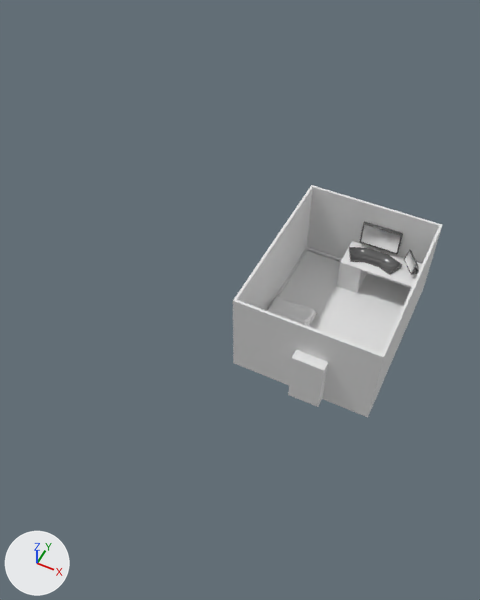
Two versions of the glTF model Models/Room.glb, one commit apart.
One viewpoint serves both versions: a 50 mm camera at (3.9, -24.3, 29.3) aimed at (-7.6, -1.4, 0.7). The axes (+X, +Y, +Z) are drawn at lower left. The lights are the same throughout. Where no turn or scale is listed for an object, it has been applied to the vertices. Vertices at the same position are counted once.

Before the edit, the objects in view are built like this:
```python
ob_blanket = bpy.data.objects.new('blanket', me_plane)
ob_blanket.location = (-3.99, -3.23, 0.67)
ob_cube_003 = bpy.data.objects.new('Cube.003', me_cube_012)
ob_cube_003.location = (-0.88, 3.78, 0.14)
ob_cube_004 = bpy.data.objects.new('Cube.004', me_cube_013)
ob_cube_004.location = (-1.5, 4.72, 3.03)
ob_cube_005 = bpy.data.objects.new('Cube.005', me_cube_014)
ob_cube_005.location = (0.58, 3.89, 2.75)
ob_cube_006 = bpy.data.objects.new('Cube.006', me_cube_015)
ob_cube_006.location = (-2.58, 3.59, 2.06)
ob_door_hole = bpy.data.objects.new('Door Hole', me_cube_003)
ob_door_hole.location = (-1.78, -5.0, 1.35)
ob_floor = bpy.data.objects.new('Floor', me_cube_001)
ob_floor.location = (0.0, 0.0, 0.0)
ob_walls = bpy.data.objects.new('Walls', me_cube_004)
ob_walls.location = (0.0, 0.0, 0.0)
```
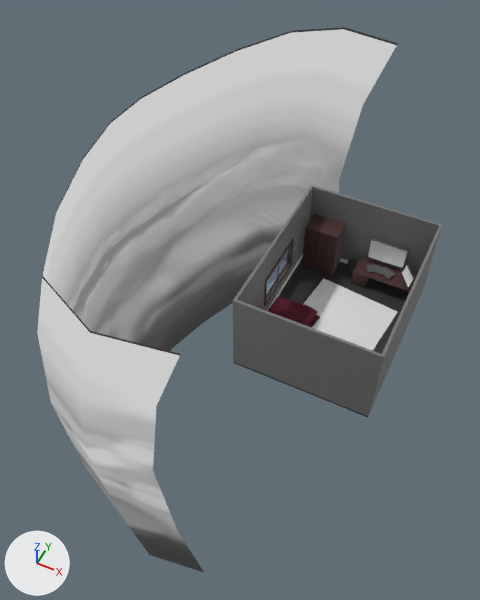
Pixel boxes [x1, y1, x2, y2] of what changed, in the pictures (480 x 600 px):
'Clouds', added: after [37, 27, 398, 572]
'Floor', recoloured (grey to black): [233, 251, 423, 417] in both
'Carpet', added: after [303, 278, 398, 350]
'Dresser', added: after [302, 214, 346, 276]
'Door Hole', deleted: before [288, 350, 328, 407]
'Cube.003', reshaped, moved (not visible afterwards): before [337, 241, 422, 293]
'Cube.004', deleted: before [359, 221, 403, 255]
'Monitor', added: after [366, 237, 409, 269]
'blanket', reshaped, moved: [268, 297, 320, 328] in both
'Desk', added (brown): after [351, 257, 417, 292]
'Cube.006', deleted: before [349, 247, 402, 275]
'Window.001', added: after [264, 238, 294, 306]
'Console', added: after [366, 264, 395, 280]
'Window', added: after [266, 250, 288, 294]
'Cube.005', deleted: before [404, 250, 419, 275]
'Monitor2', added: after [401, 264, 415, 289]
'Cube.001', added: after [266, 244, 292, 302]
'Trashcan', added: after [347, 258, 357, 272]
part 1 of me_cube_004, built on: [237, 188, 313, 311] in both
part 2 of me_cube_004, recoloured: [233, 185, 443, 416] in both
part 4 of me_cube_012, built on: before [337, 241, 422, 293]

Diff of the bpy script that builds the scene:
```diff
--- a/Models/Room.glb.py
+++ b/Models/Room.glb.py
@@ mat_blanket @@
+mat_blanket = principled_material('Blanket')
+mat_blanket.base_color = (0.0969, 0.00772, 0.0222)  # dark red #581529
+mat_blanket.roughness = 1.0
@@ mat_walls @@
+mat_walls = principled_material('Walls')
+mat_walls.base_color = (0.173, 0.173, 0.173)  # grey #737373
@@ mat_cloudlayer @@
+mat_cloudlayer = bpy.data.materials.new('CloudLayer')
+# colours: black #000000
+# uses the picture img_cloudlayer
@@ me_cube_001 @@
 me_cube_001.from_pydata(...)  # 8 vertices, 12 faces; spans x -6.13..1.57, y -5.02..5.02, z -0.06..0.06
+me_cube_001.materials.append(mat_floor)  # black #323232
@@ me_cube_004 @@
-me_cube_004.from_pydata(...)  # 16 vertices, 32 faces; spans x -6.13..1.57, y -5.02..5.02, z 0.06..5.04
+me_cube_004.from_pydata(...)  # 24 vertices, 52 faces; spans x -6.13..1.57, y -5.02..5.02, z 0.06..5.04
+# me_cube_004 part 1
+# 4 faces are deleted
+# 8 vertices are added at x -6.13..-5.98, y -1.48..2.27, z 1.15..3.17
+# 24 new faces join them
+# me_cube_004 part 2: 28 faces spanning x -6.13..1.57, y -5.02..5.02, z 0.06..5.04 switch from no material to mat_walls (grey #737373)
@@ me_plane @@
-me_plane.from_pydata(...)  # 2665 vertices, 5120 faces; spans x -2.03..0.9, y -0.9..3.3, z -0.61..0.36
+me_plane.from_pydata(...)  # 5330 vertices, 10656 faces; spans x -2.04..0.91, y -0.91..3.3, z -0.61..0.36
+# me_plane part 3: 5120 faces spanning x -2.03..0.9, y -0.9..3.3, z -0.61..0.36 switch from no material to mat_blanket (dark red #581529)
@@ me_cube_012 @@
-me_cube_012.from_pydata(...)  # 48 vertices, 92 faces; spans x -2.27..2.27, y -1.0..1.0, z -0.08..1.92
+me_cube_012.from_pydata(...)  # 424 vertices, 840 faces; spans x -1.08..-0.11, y -1.61..2.23, z -0.06..2.04
+# me_cube_012 part 4: 48 vertices removed from x -2.27..2.27, y -1.0..1.0, z -0.08..1.92; 424 vertices added at x -1.08..-0.11, y -1.61..2.23, z -0.06..2.04
+# me_cube_012 part 5: the surface is now shaded smooth
+me_cube_012.materials.append(mat_metal)  # grey #737373
@@ me_plane_001 @@
+me_plane_001.from_pydata([(-2.27, -3.2, 0.0), (2.59, -3.77, 0.0), (-1.56, 2.85, 0.0), (3.3, 2.28, 0.0)], [], [(0, 1, 3), (0, 3, 2)])
@@ ob_door_hole @@
-ob_door_hole = bpy.data.objects.new('Door Hole', me_cube_003)
@@ ob_blanket @@
 ob_blanket = bpy.data.objects.new('blanket', me_plane)
-ob_blanket.location = (-3.99, -3.23, 0.67)
+ob_blanket.location = (-3.98, -3.23, 0.71)
@@ ob_cube_003 @@
 ob_cube_003 = bpy.data.objects.new('Cube.003', me_cube_012)
-ob_cube_003.location = (-0.88, 3.78, 0.14)
+ob_cube_003.location = (-6.05, 0.09, 1.17)
@@ ob_cube_004 @@
-ob_cube_004 = bpy.data.objects.new('Cube.004', me_cube_013)
@@ ob_cube_005 @@
-ob_cube_005 = bpy.data.objects.new('Cube.005', me_cube_014)
@@ ob_cube_006 @@
-ob_cube_006 = bpy.data.objects.new('Cube.006', me_cube_015)
@@ ob_clouds @@
+ob_clouds = bpy.data.objects.new('Clouds', me_plane_002)  # 60 vertices, 88 faces; spans x -4.3..7.9, y -14.8..10.2, z -12.1..8.4
+ob_clouds.location = (-11.92, 1.4, 2.88)
@@ ob_carpet @@
+ob_carpet = bpy.data.objects.new('Carpet', me_plane_001)
+ob_carpet.location = (-2.51, 0.14, 0.09)
@@ ob_window @@
+ob_window = bpy.data.objects.new('Window', me_cube_016)  # 120 vertices, 236 faces; spans x -1.03..-0.15, y -1.56..2.18, z -0.04..2.03; in mat_windowglass (blue #b8d3ff)
+ob_window.location = (-6.05, 0.09, 1.17)
@@ ob_cube_001 @@
+ob_cube_001 = bpy.data.objects.new('Cube.001', me_cube_010)  # 32 vertices, 68 faces; spans x 0.0..0.07, y -1.51..2.13, z -0.01..1.93; in mat_metal (grey #737373)
+ob_cube_001.location = (-6.05, 0.09, 1.17)
@@ ob_window_001 @@
+ob_window_001 = bpy.data.objects.new('Window.001', me_cube_009)  # 48 vertices, 96 faces; spans x -0.15..0.14, y -1.56..2.18, z -0.04..2.03; in mat_wood (brown #482c2c)
+ob_window_001.location = (-6.05, 0.09, 1.17)
@@ ob_trashcan @@
+ob_trashcan = bpy.data.objects.new('Trashcan', me_cylinder)  # 160 vertices, 316 faces; spans x -0.297..0.297, y -0.297..0.297, z 0.135..0.856; in mat_metal (grey #737373)
+ob_trashcan.location = (-2.84, 4.43, -0.03)
@@ ob_dresser @@
+ob_dresser = bpy.data.objects.new('Dresser', me_cube)  # 32 vertices, 52 faces; spans x -1.0..1.0, y -0.73..0.65, z -0.02..3.09; in mat_wood (brown #482c2c)
+ob_dresser.location = (-4.69, 4.15, 0.11)
@@ ob_console @@
+ob_console = bpy.data.objects.new('Console', me_cube_015_1)  # 32 vertices, 60 faces; spans x -0.88..0.88, y -0.35..0.35, z -0.08..0.08; in mat_metal (grey #737373)
+ob_console.location = (-1.01, 3.98, 1.18)
@@ ob_monitor2 @@
+ob_monitor2 = bpy.data.objects.new('Monitor2', me_cube_014_1)  # 404 vertices, 804 faces; spans x -0.545..0.547, y -0.574..0.572, z -0.54..0.537; in mat_metal (grey #737373), mat_screen (white #e7e7e7)
+ob_monitor2.location = (0.73, 3.75, 1.6)
@@ ob_monitor @@
+ob_monitor = bpy.data.objects.new('Monitor', me_cube_013_1)  # 111 vertices, 218 faces; spans x -1.16..1.16, y -0.14..0.14, z -0.73..0.73; in mat_metal (grey #737373), mat_screen (white #e7e7e7)
+ob_monitor.location = (-0.95, 4.72, 2.06)
@@ ob_desk @@
+ob_desk = bpy.data.objects.new('Desk', me_cube_012_1)  # 48 vertices, 92 faces; spans x -1.59..2.18, y -0.44..0.92, z 0.0..0.94; in mat_wood (brown #482c2c)
+ob_desk.location = (-0.88, 3.78, 0.14)
```
